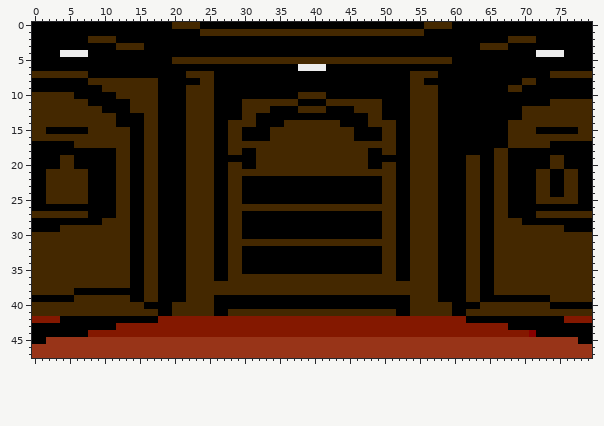
Sprite sheet -- games/myst_16k/locations/library_n_bg.png. The picture above was drawn from the file before the commit.
The file is 320x192 pixels, drawn in blocks of 4x4; one block is one cell here.
New version:
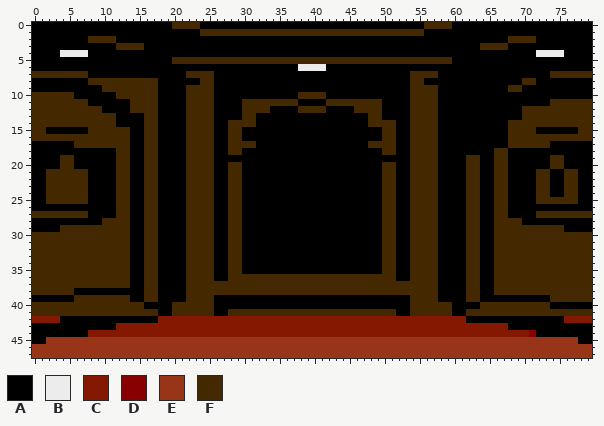
Palette (. is transparent): A #000000  B #ececec  C #841800  D #880000  E #983418  F #442800
What changed:
y 14: x 36..43 FFFFFFFF -> AAAAAAAA
y 15..16: x 34..45 FFFFFFFFFFFF -> AAAAAAAAAAAA
y 17..20: x 32..47 FFFFFFFFFFFFFFFF -> AAAAAAAAAAAAAAAA
y 21: x 30..49 FFFFFFFFFFFFFFFFFFFF -> AAAAAAAAAAAAAAAAAAAA
y 26: x 30..49 FFFFFFFFFFFFFFFFFFFF -> AAAAAAAAAAAAAAAAAAAA
y 31: x 30..49 FFFFFFFFFFFFFFFFFFFF -> AAAAAAAAAAAAAAAAAAAA
